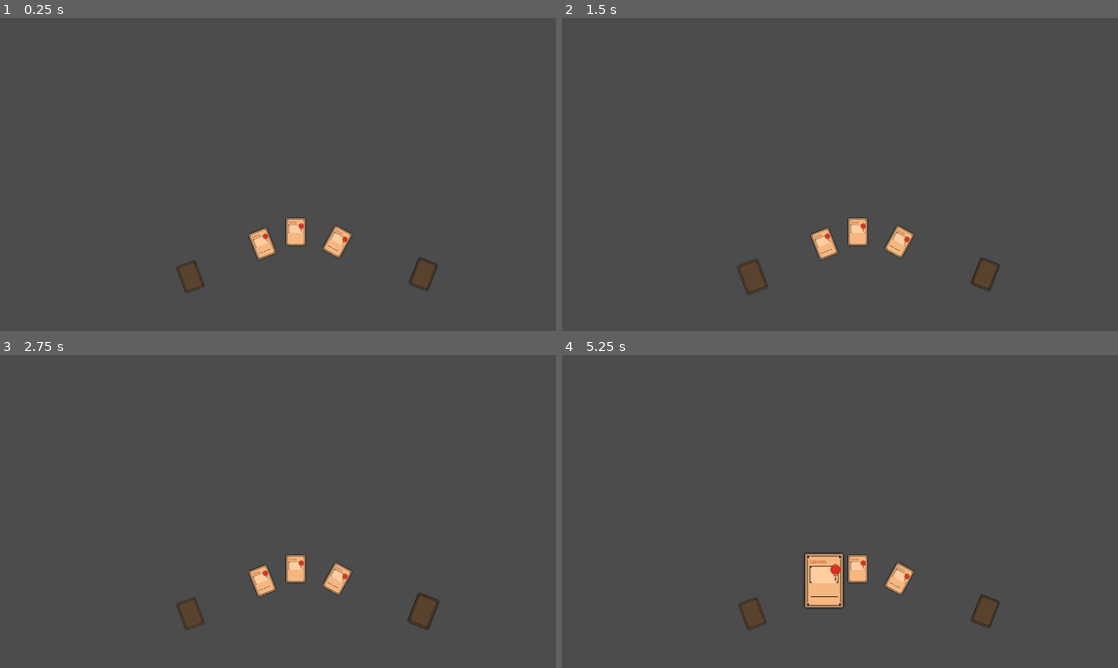
Above: before the commit, frames 1-4 (two rows, left to right).
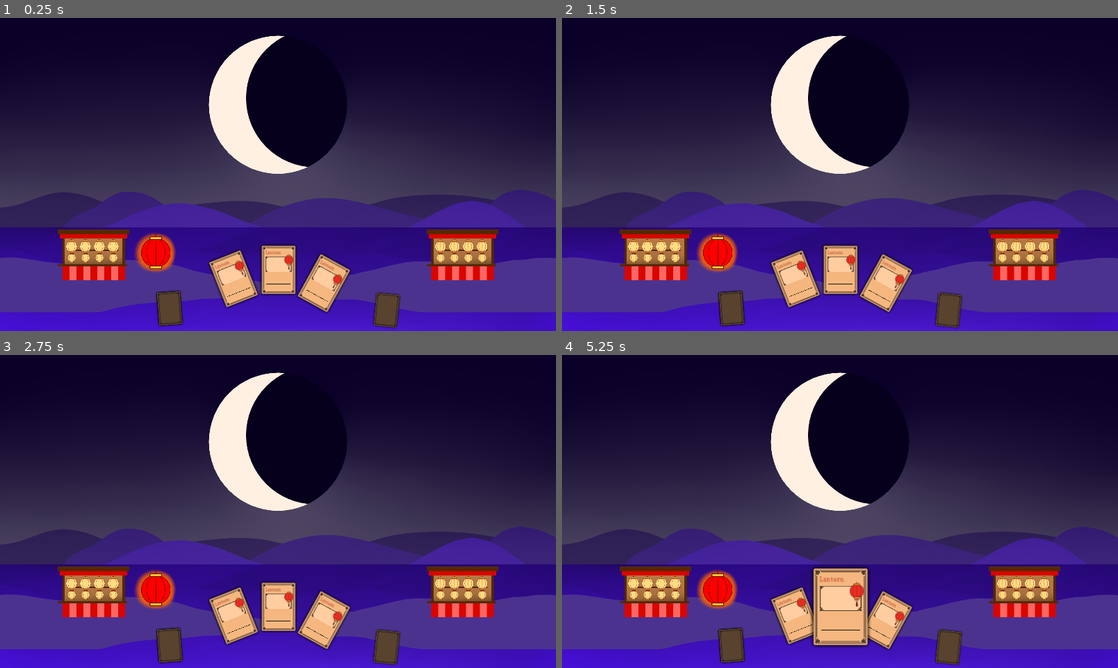
Above: after the commit, the same moments.

Repository: CiaranWoodward/LD52
Game: Godot game, scene res://Level/Level.tscn
Two runs of this game, one before a commit and one after it. Both use one fixed random seed, a clock stepped at 60 frames per second and the inputs below.
Inputs (mouse positions are in pixels of both pictures, inside the frame that each line leads up to):
- Up to frame 1 (0.25 s): no input
- Up to frame 2 (1.5 s): tap Enter at 0.5 s; move the mouse to (751, 277) at 0.52 s; click (751, 277) at 0.67 s; tap Space at 1.25 s; click (751, 277) at 1.42 s
- Up to frame 3 (2.75 s): tap Enter at 2 s; move the mouse to (422, 611) at 2.02 s; click (422, 611) at 2.17 s
- Up to frame 4 (5.25 s): tap Space at 2.75, 4.25 s; click (984, 611) at 2.92 s; tap Enter at 3.5 s; click (984, 611) at 3.67 s; click (984, 611) at 4.42 s; move the mouse to (823, 580) at 5.02 s; click (823, 580) at 5.17 s

The runs differ from the first frame. In frame 1, 93% of the frame differs, in the area x 0-100%, y 0-100%; in frame 2, 93%; in frame 3, 93%; in frame 4, 93%.

Commit message:
Added spirit lantern scene and started background/main level design

Diff:
--- a/Level/Level.tscn
+++ b/Level/Level.tscn
@@ -1,7 +1,44 @@
-[gd_scene load_steps=2 format=2]
+[gd_scene load_steps=8 format=2]
 
 [ext_resource path="res://UI/HUD.tscn" type="PackedScene" id=1]
+[ext_resource path="res://Graphics/Background/moon0000.png" type="Texture" id=2]
+[ext_resource path="res://Graphics/Background/landscape0000.png" type="Texture" id=3]
+[ext_resource path="res://Graphics/Background/portal0000.png" type="Texture" id=4]
+[ext_resource path="res://Graphics/Background/land0000.png" type="Texture" id=5]
+[ext_resource path="res://Level/Stall.tscn" type="PackedScene" id=6]
+[ext_resource path="res://Level/SpiritLantern.tscn" type="PackedScene" id=7]
 
 [node name="Level" type="Node2D"]
 
+[node name="Background" type="Node2D" parent="."]
+
+[node name="Landscape" type="Sprite" parent="Background"]
+position = Vector2( 960, 540 )
+texture = ExtResource( 3 )
+
+[node name="Moon" type="Sprite" parent="Background/Landscape"]
+show_behind_parent = true
+texture = ExtResource( 2 )
+
+[node name="Portal" type="Sprite" parent="Background/Landscape"]
+show_behind_parent = true
+position = Vector2( 130, -264 )
+texture = ExtResource( 4 )
+
+[node name="Land" type="Sprite" parent="Background/Landscape"]
+position = Vector2( 0, -65 )
+texture = ExtResource( 5 )
+
+[node name="Stall" parent="Background/Landscape/Land" instance=ExtResource( 6 )]
+position = Vector2( -636, 342 )
+scale = Vector2( 0.8, 0.8 )
+
+[node name="Stall2" parent="Background/Landscape/Land" instance=ExtResource( 6 )]
+position = Vector2( 638, 342 )
+scale = Vector2( 0.8, 0.8 )
+
+[node name="SpiritLantern" parent="Background/Landscape/Land" instance=ExtResource( 7 )]
+position = Vector2( -422, 322 )
+scale = Vector2( 0.5, 0.5 )
+
 [node name="HUD" parent="." instance=ExtResource( 1 )]
--- /dev/null
+++ b/Level/SpiritLantern.tscn
@@ -0,0 +1,274 @@
+[gd_scene load_steps=23 format=2]
+
+[ext_resource path="res://Graphics/Background/lanternfill0000.png" type="Texture" id=1]
+[ext_resource path="res://Graphics/Background/lanternoutline0000.png" type="Texture" id=2]
+[ext_resource path="res://Graphics/Background/lanternglow0000.png" type="Texture" id=3]
+
+[sub_resource type="Animation" id=16]
+resource_name = "Bob"
+length = 1.5
+loop = true
+tracks/0/type = "value"
+tracks/0/path = NodePath("Lantern/Outline:position")
+tracks/0/interp = 1
+tracks/0/loop_wrap = true
+tracks/0/imported = false
+tracks/0/enabled = true
+tracks/0/keys = {
+"times": PoolRealArray( 0, 1.5 ),
+"transitions": PoolRealArray( 0.732043, 0.594604 ),
+"update": 0,
+"values": [ Vector2( 0, 0 ), Vector2( 0, -30 ) ]
+}
+
+[sub_resource type="Animation" id=1]
+resource_name = "Down"
+length = 0.5
+tracks/0/type = "value"
+tracks/0/path = NodePath("Lantern/Outline/Fill:self_modulate")
+tracks/0/interp = 1
+tracks/0/loop_wrap = true
+tracks/0/imported = false
+tracks/0/enabled = true
+tracks/0/keys = {
+"times": PoolRealArray( 0, 0.5 ),
+"transitions": PoolRealArray( 0.366022, 0.757858 ),
+"update": 0,
+"values": [ Color( 1, 0, 0, 1 ), Color( 0.321569, 0.0784314, 0.0784314, 1 ) ]
+}
+tracks/1/type = "value"
+tracks/1/path = NodePath("Lantern/Outline/Fill/Glow:self_modulate")
+tracks/1/interp = 1
+tracks/1/loop_wrap = true
+tracks/1/imported = false
+tracks/1/enabled = true
+tracks/1/keys = {
+"times": PoolRealArray( 0, 0.5 ),
+"transitions": PoolRealArray( 0.31864, 3.4822 ),
+"update": 0,
+"values": [ Color( 1, 0.4, 0, 1 ), Color( 1, 0.4, 0, 0 ) ]
+}
+
+[sub_resource type="Animation" id=2]
+resource_name = "Off"
+length = 0.1
+loop = true
+tracks/0/type = "value"
+tracks/0/path = NodePath("Lantern/Outline/Fill:self_modulate")
+tracks/0/interp = 1
+tracks/0/loop_wrap = true
+tracks/0/imported = false
+tracks/0/enabled = true
+tracks/0/keys = {
+"times": PoolRealArray( 0 ),
+"transitions": PoolRealArray( 1 ),
+"update": 0,
+"values": [ Color( 0.321569, 0.0784314, 0.0784314, 1 ) ]
+}
+tracks/1/type = "value"
+tracks/1/path = NodePath("Lantern/Outline/Fill/Glow:self_modulate")
+tracks/1/interp = 1
+tracks/1/loop_wrap = true
+tracks/1/imported = false
+tracks/1/enabled = true
+tracks/1/keys = {
+"times": PoolRealArray( 0 ),
+"transitions": PoolRealArray( 1 ),
+"update": 0,
+"values": [ Color( 1, 0.258824, 0, 0 ) ]
+}
+
+[sub_resource type="Animation" id=3]
+resource_name = "On"
+length = 2.0
+loop = true
+tracks/0/type = "value"
+tracks/0/path = NodePath("Lantern/Outline/Fill:self_modulate")
+tracks/0/interp = 1
+tracks/0/loop_wrap = true
+tracks/0/imported = false
+tracks/0/enabled = true
+tracks/0/keys = {
+"times": PoolRealArray( 0, 0.001, 0.002 ),
+"transitions": PoolRealArray( 1, 1, 1 ),
+"update": 0,
+"values": [ Color( 1, 0, 0, 1 ), Color( 1, 0, 0, 1 ), Color( 1, 0, 0, 1 ) ]
+}
+tracks/1/type = "value"
+tracks/1/path = NodePath("Lantern/Outline/Fill/Glow:self_modulate")
+tracks/1/interp = 1
+tracks/1/loop_wrap = true
+tracks/1/imported = false
+tracks/1/enabled = true
+tracks/1/keys = {
+"times": PoolRealArray( 0, 1, 2 ),
+"transitions": PoolRealArray( 1.41421, 0.732043, 1 ),
+"update": 0,
+"values": [ Color( 1, 0.4, 0, 1 ), Color( 1, 0.258824, 0, 0.415686 ), Color( 1, 0.4, 0, 1 ) ]
+}
+tracks/2/type = "value"
+tracks/2/path = NodePath("Lantern/Outline:position")
+tracks/2/interp = 1
+tracks/2/loop_wrap = true
+tracks/2/imported = false
+tracks/2/enabled = true
+tracks/2/keys = {
+"times": PoolRealArray( 0, 0.5, 1.5, 2 ),
+"transitions": PoolRealArray( 0.482968, 0.812252, 1.46409, 1 ),
+"update": 0,
+"values": [ Vector2( 0, 0 ), Vector2( 0, -33 ), Vector2( 0, 41 ), Vector2( 0, 0 ) ]
+}
+
+[sub_resource type="Animation" id=4]
+length = 0.001
+tracks/0/type = "value"
+tracks/0/path = NodePath("Lantern/Outline/Fill:self_modulate")
+tracks/0/interp = 1
+tracks/0/loop_wrap = true
+tracks/0/imported = false
+tracks/0/enabled = true
+tracks/0/keys = {
+"times": PoolRealArray( 0 ),
+"transitions": PoolRealArray( 1 ),
+"update": 0,
+"values": [ Color( 0.321569, 0.0784314, 0.0784314, 1 ) ]
+}
+tracks/1/type = "value"
+tracks/1/path = NodePath("Lantern/Outline/Fill/Glow:self_modulate")
+tracks/1/interp = 1
+tracks/1/loop_wrap = true
+tracks/1/imported = false
+tracks/1/enabled = true
+tracks/1/keys = {
+"times": PoolRealArray( 0 ),
+"transitions": PoolRealArray( 1 ),
+"update": 0,
+"values": [ Color( 1, 0.258824, 0, 1 ) ]
+}
+tracks/2/type = "value"
+tracks/2/path = NodePath("Lantern/Outline:position")
+tracks/2/interp = 1
+tracks/2/loop_wrap = true
+tracks/2/imported = false
+tracks/2/enabled = true
+tracks/2/keys = {
+"times": PoolRealArray( 0 ),
+"transitions": PoolRealArray( 1 ),
+"update": 0,
+"values": [ Vector2( 0, 0 ) ]
+}
+
+[sub_resource type="Animation" id=5]
+resource_name = "Up"
+length = 0.5
+tracks/0/type = "value"
+tracks/0/path = NodePath("Lantern/Outline/Fill:self_modulate")
+tracks/0/interp = 1
+tracks/0/loop_wrap = true
+tracks/0/imported = false
+tracks/0/enabled = true
+tracks/0/keys = {
+"times": PoolRealArray( 0, 0.001, 0.5 ),
+"transitions": PoolRealArray( 1, 0.757858, 1 ),
+"update": 0,
+"values": [ Color( 1, 0, 0, 1 ), Color( 0.321569, 0.0784314, 0.0784314, 1 ), Color( 1, 0, 0, 1 ) ]
+}
+tracks/1/type = "value"
+tracks/1/path = NodePath("Lantern/Outline/Fill/Glow:self_modulate")
+tracks/1/interp = 1
+tracks/1/loop_wrap = true
+tracks/1/imported = false
+tracks/1/enabled = true
+tracks/1/keys = {
+"times": PoolRealArray( 0, 0.5 ),
+"transitions": PoolRealArray( 3.4822, 1.41421 ),
+"update": 0,
+"values": [ Color( 1, 0.4, 0, 0 ), Color( 1, 0.4, 0, 1 ) ]
+}
+
+[sub_resource type="AnimationNodeAnimation" id=6]
+animation = "Down"
+
+[sub_resource type="AnimationNodeAnimation" id=7]
+animation = "Off"
+
+[sub_resource type="AnimationNodeAdd2" id=17]
+
+[sub_resource type="AnimationNodeAnimation" id=18]
+animation = "Bob"
+
+[sub_resource type="AnimationNodeAnimation" id=19]
+animation = "On"
+
+[sub_resource type="AnimationNodeBlendTree" id=20]
+graph_offset = Vector2( 23, -15 )
+nodes/Add2/node = SubResource( 17 )
+nodes/Add2/position = Vector2( 700, 40 )
+nodes/Animation/node = SubResource( 19 )
+nodes/Animation/position = Vector2( 500, 0 )
+"nodes/Animation 2/node" = SubResource( 18 )
+"nodes/Animation 2/position" = Vector2( 500, 140 )
+nodes/output/position = Vector2( 900, 100 )
+node_connections = [ "Add2", 0, "Animation", "Add2", 1, "Animation 2", "output", 0, "Add2" ]
+
+[sub_resource type="AnimationNodeAnimation" id=9]
+animation = "Up"
+
+[sub_resource type="AnimationNodeStateMachineTransition" id=11]
+switch_mode = 2
+auto_advance = true
+
+[sub_resource type="AnimationNodeStateMachineTransition" id=12]
+
+[sub_resource type="AnimationNodeStateMachineTransition" id=21]
+
+[sub_resource type="AnimationNodeStateMachineTransition" id=22]
+switch_mode = 2
+auto_advance = true
+
+[sub_resource type="AnimationNodeStateMachine" id=14]
+states/Down/node = SubResource( 6 )
+states/Down/position = Vector2( 587, 170 )
+states/Off/node = SubResource( 7 )
+states/Off/position = Vector2( 427, 88 )
+states/OnBob/node = SubResource( 20 )
+states/OnBob/position = Vector2( 752, 88 )
+states/Up/node = SubResource( 9 )
+states/Up/position = Vector2( 587, 31 )
+transitions = [ "Down", "Off", SubResource( 11 ), "Off", "Up", SubResource( 12 ), "OnBob", "Down", SubResource( 21 ), "Up", "OnBob", SubResource( 22 ) ]
+graph_offset = Vector2( -38, -32 )
+
+[sub_resource type="AnimationNodeStateMachinePlayback" id=15]
+
+[node name="SpiritLantern" type="Node2D"]
+
+[node name="Lantern" type="Node2D" parent="."]
+
+[node name="Outline" type="Sprite" parent="Lantern"]
+position = Vector2( 0, 21.3948 )
+texture = ExtResource( 2 )
+
+[node name="Fill" type="Sprite" parent="Lantern/Outline"]
+self_modulate = Color( 1, 0, 0, 1 )
+show_behind_parent = true
+texture = ExtResource( 1 )
+
+[node name="Glow" type="Sprite" parent="Lantern/Outline/Fill"]
+self_modulate = Color( 1, 0.384557, 0, 0.936082 )
+show_behind_parent = true
+texture = ExtResource( 3 )
+
+[node name="AnimationPlayer" type="AnimationPlayer" parent="."]
+reset_on_save = false
+anims/Bob = SubResource( 16 )
+anims/Down = SubResource( 1 )
+anims/Off = SubResource( 2 )
+anims/On = SubResource( 3 )
+anims/RESET = SubResource( 4 )
+anims/Up = SubResource( 5 )
+
+[node name="AnimationTree" type="AnimationTree" parent="."]
+tree_root = SubResource( 14 )
+anim_player = NodePath("../AnimationPlayer")
+parameters/playback = SubResource( 15 )
+parameters/OnBob/Add2/add_amount = 0
--- a/Level/Stall.tscn
+++ b/Level/Stall.tscn
@@ -17,7 +17,6 @@
 texture = ExtResource( 6 )
 
 [node name="Lantern" type="Node2D" parent="Sprite"]
-visible = false
 
 [node name="Half" type="Sprite" parent="Sprite/Lantern"]
 texture = ExtResource( 1 )
@@ -62,6 +61,7 @@
 color_ramp = SubResource( 1 )
 
 [node name="Mooncake" type="Node2D" parent="Sprite"]
+visible = false
 
 [node name="Half" type="Sprite" parent="Sprite/Mooncake"]
 texture = ExtResource( 5 )
--- a/UI/HUD.tscn
+++ b/UI/HUD.tscn
@@ -9,17 +9,10 @@
 [node name="HUD" type="Node2D"]
 script = ExtResource( 2 )
 
-[node name="DiscardPile" type="Position2D" parent="."]
-position = Vector2( 657, 892 )
-rotation = -0.355961
-script = ExtResource( 3 )
-
-[node name="Card4" parent="DiscardPile" instance=ExtResource( 1 )]
-is_active = false
-
 [node name="DrawPile" type="Position2D" parent="."]
-position = Vector2( 1462, 883 )
-rotation = 0.374711
+position = Vector2( 585, 1001 )
+rotation = -0.0748405
+scale = Vector2( 1.2, 1.2 )
 script = ExtResource( 4 )
 
 [node name="Card5" parent="DrawPile" instance=ExtResource( 1 )]
@@ -29,22 +22,38 @@
 is_active = false
 
 [node name="Hand" type="Position2D" parent="."]
-position = Vector2( 1021, 826 )
+position = Vector2( 960, 934 )
+scale = Vector2( 1.8, 1.8 )
 script = ExtResource( 5 )
 
 [node name="1" type="Position2D" parent="Hand"]
-position = Vector2( -116, -48 )
+position = Vector2( -70.5555, -22.7778 )
 rotation = -0.376973
 
 [node name="Card" parent="Hand/1" instance=ExtResource( 1 )]
+position = Vector2( -15.1738, -2.42236 )
+growScale = 1.6
 
 [node name="2" type="Position2D" parent="Hand"]
-position = Vector2( 0, -89 )
+position = Vector2( 11, -33.5 )
 
 [node name="Card2" parent="Hand/2" instance=ExtResource( 1 )]
+position = Vector2( -9.88892, -3.16666 )
+growScale = 1.6
 
 [node name="3" type="Position2D" parent="Hand"]
-position = Vector2( 144, -55 )
+position = Vector2( 112, -37 )
 rotation = 0.50306
 
 [node name="Card3" parent="Hand/3" instance=ExtResource( 1 )]
+position = Vector2( -8.25336, 34.0915 )
+growScale = 1.6
+
+[node name="DiscardPile" type="Position2D" parent="."]
+position = Vector2( 1335, 1007 )
+rotation = 0.101713
+scale = Vector2( 1.2, 1.2 )
+script = ExtResource( 3 )
+
+[node name="Card4" parent="DiscardPile" instance=ExtResource( 1 )]
+is_active = false
Binary file added: Graphics/Background/land0000.png
Not shown, added: Graphics/Background/land0000.png.import
Binary file added: Graphics/Background/landscape0000.png
Not shown, added: Graphics/Background/landscape0000.png.import
Binary file added: Graphics/Background/lanternfill0000.png
Not shown, added: Graphics/Background/lanternfill0000.png.import
Binary file added: Graphics/Background/lanternglow0000.png
Not shown, added: Graphics/Background/lanternglow0000.png.import
Binary file added: Graphics/Background/lanternoutline0000.png
Not shown, added: Graphics/Background/lanternoutline0000.png.import
Binary file added: Graphics/Background/moon0000.png
Not shown, added: Graphics/Background/moon0000.png.import
(and 4 more such lines)
